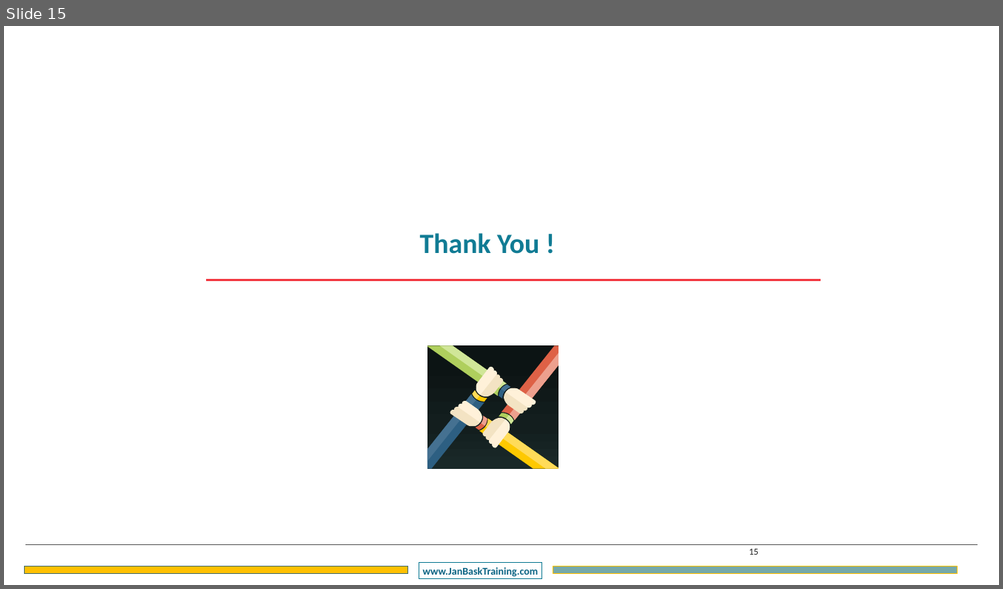
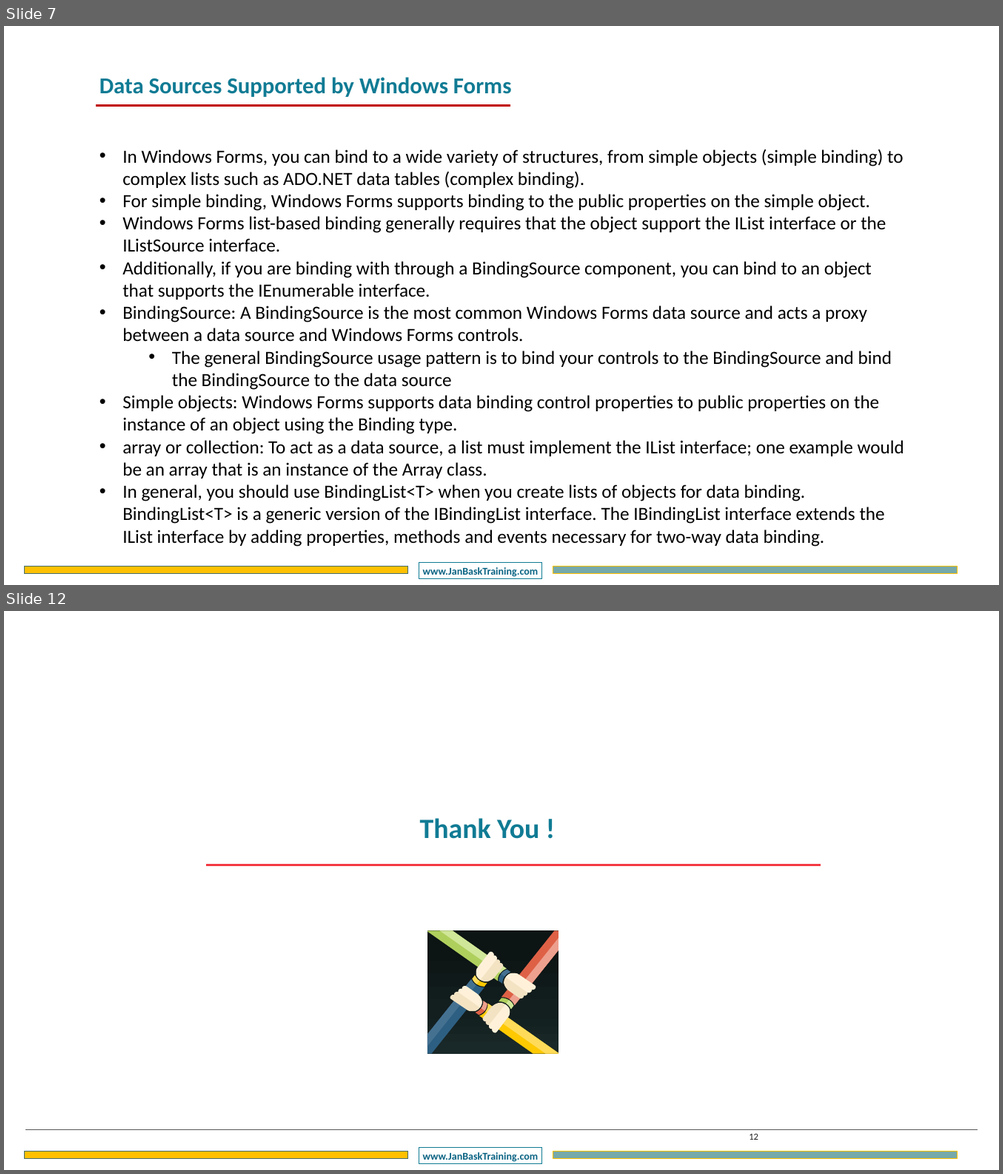
Before and after one commit to DotNetTraining/DotNetDesktop, a slide deck: slides/WFA/WFA - Chapter3.pptx. Shown one above the other, each under a label of ours: slide 15 before the commit, slides 7 and 12 after it; the slides between them are not shown. The pictures are 1003x589 and 1003x1174 pixels, drawn with LibreOffice and Linux fonts; fonts in the diff are those of the drawing; background and template pictures are left out. Boxes give left, top, right and bottom in pixels: in the first picture for what was removed or moved away, otherwise in the second. Text is boxed around its words. In the diff, an @@ line names an element or a change of style, - is before the commit and + after.

```diff
--- a/slides/WFA/WFA - Chapter3.pptx
+++ b/slides/WFA/WFA - Chapter3.pptx
@@ slide 7 added at [4, 26, 999, 585], background #FFFFFF; not listed: 3 template elements that a slide beside it also shows @@
@@ text added at [99, 77, 512, 97], 44 pt, text #107B94, bold @@
+Data Sources Supported by Windows Forms
@@ line added from (96, 106) to (510, 106), #C00000 4.5 pt @@
@@ text added at [122, 150, 904, 547], 36 pt, text #000000 @@
+• In Windows Forms, you can bind to a wide variety of structures, from simple objects (simple binding) to complex lists such as ADO.NET data tables (complex binding).
+• For simple binding, Windows Forms supports binding to the public properties on the simple object.
+• Windows Forms list-based binding generally requires that the object support the IList interface or the IListSource interface.
+• Additionally, if you are binding with through a BindingSource component, you can bind to an object that supports the IEnumerable interface.
+• BindingSource: A BindingSource is the most common Windows Forms data source and acts a proxy between a data source and Windows Forms controls.
+  • The general BindingSource usage pattern is to bind your controls to the BindingSource and bind the BindingSource to the data source
+• Simple objects: Windows Forms supports data binding control properties to public properties on the instance of an object using the Binding type.
+• array or collection: To act as a data source, a list must implement the IList interface; one example would be an array that is an instance of the Array class.
+• In general, you should use BindingList<T> when you create lists of objects for data binding. BindingList<T> is a generic version of the IBindingList interface. The IBindingList interface extends the IList interface by adding properties, methods and events necessary for two-way data binding.
@@ what was slide 15 is now slide 12 @@
@@ page number at [748, 1134, 758, 1140]: text changed @@
-15
+12
```
Also in this commit, not shown: 3 slides changed, 7 other slides added, 11 slides removed, 2 other files.
